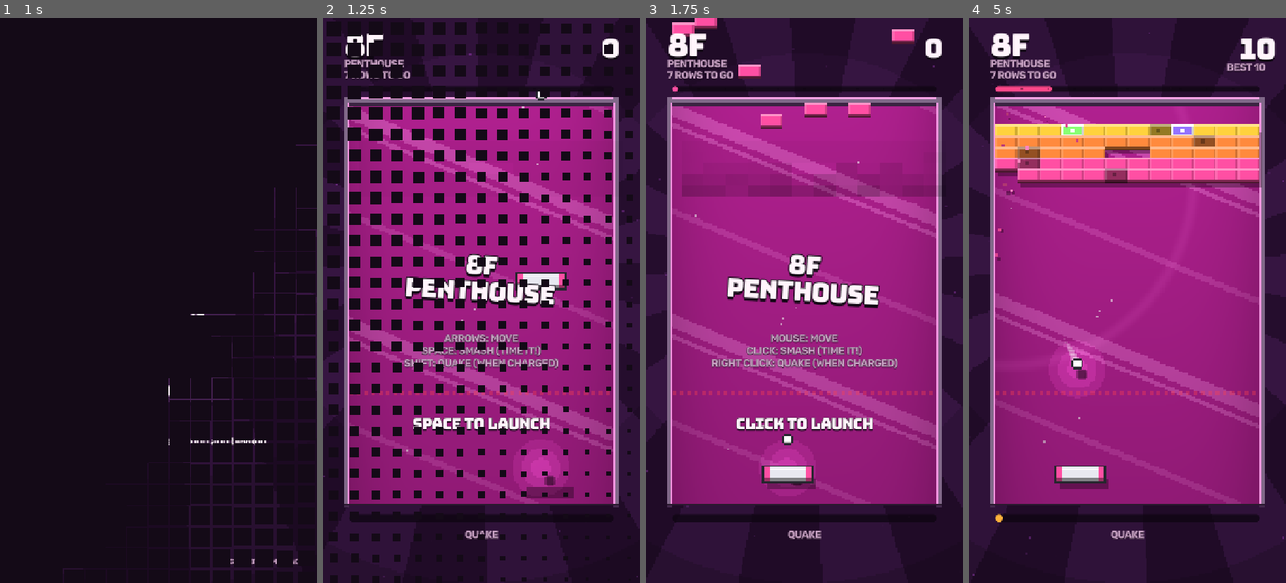
Above: before the commit, frames 1-4 (left to right).
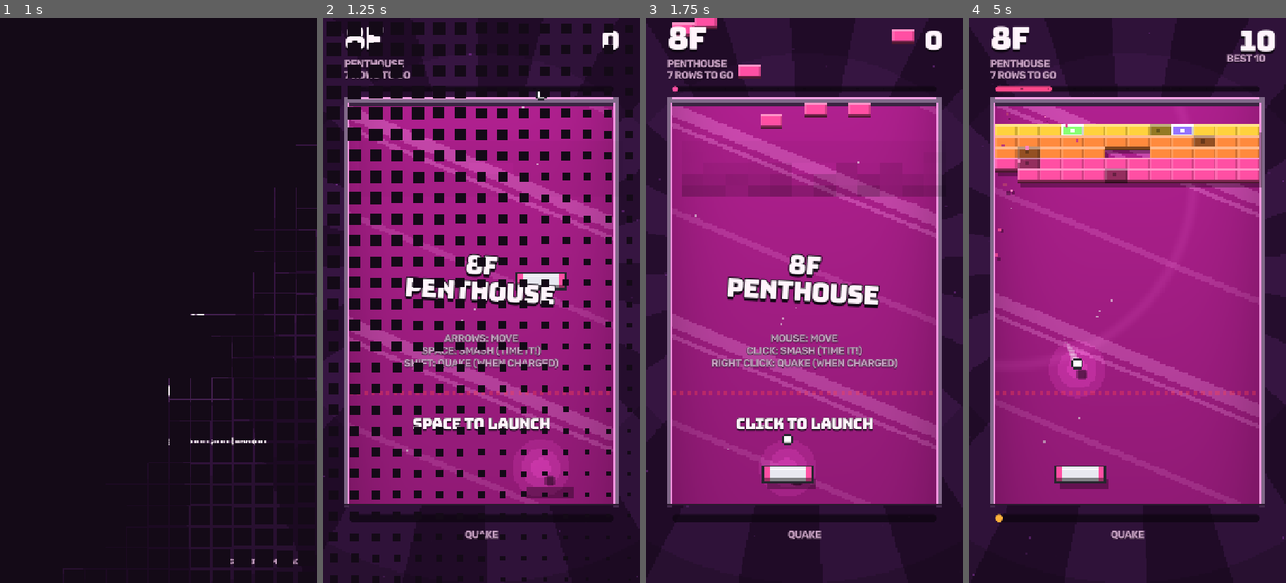
Above: after the commit, the same moments.

Repository: Pigmassacre/Breakhaus
Game: Godot game, scene res://src/main.tscn
Two runs of this game, one before a commit and one after it. Both use one fixed random seed, a clock stepped at 60 frames per second and the inputs below.
Inputs (mouse positions are in pixels of both pictures, inside the frame that each line leads up to):
- Up to frame 1 (1 s): tap Enter (ui_accept) at 0.5, 0.77 s; move the mouse to (228, 272) at 0.52 s; hold Right (move_right) from 0.53 s (still down); hold Shift (quake) from 0.53 s (still down); click (228, 272) at 0.67 s
- Up to frame 2 (1.25 s): keep holding Right (move_right); keep holding Shift (quake)
- Up to frame 3 (1.75 s): release Right (move_right) at 1.25 s; release Shift (quake) at 1.25 s; drag from (741, 328) to (788, 413) at 1.27 s
- Up to frame 4 (5 s): tap Enter (ui_accept) at 2, 3.77 s; move the mouse to (1159, 176) at 2.02 s; hold Right (move_right) 2.03-2.75 s; tap Z at 2.1 s; drag from (1111, 413) to (1032, 215) at 2.77 s; move the mouse to (1222, 385) at 3.52 s; hold Left (move_left) 3.53-4.25 s; tap X at 3.6 s; drag from (1032, 215) to (1079, 159) at 4.27 s

Frame 1 is identical in both runs. In frame 2, 0.3% of the frame differs, in the area x 7-94%, y 1-8%; in frame 3, 0.6%; in frame 4, 1.1%, in the area x 7-97%, y 1-10%.

Commit message:
Pickup shadows in the pickups' own shapes; the badges fit their row in portrait
A pickup's shadow is its icon's silhouette (the shield's its outline) at
the icon's own size, not a square. Over the board the top line goes up,
and the badges shrink to fit the width they have (up to the Rush clock),
so no words run over them. `--all-effects` sets every timed pickup going,
for checking the badges.

Co-Authored-By: Claude Opus 5.5 <noreply@anthropic.com>

Diff:
--- a/src/data/pickups.gd
+++ b/src/data/pickups.gd
@@ -61,6 +61,20 @@
 	return Kind.MULTI
 
 
+## The icon's shadow: its own outline filled with `color` (one flat layer, so it doesn't darken where
+## the icon's parts overlap).
+static func draw_shadow(canvas: CanvasItem, kind: Kind, at: Vector2, scale: float, color: Color) -> void:
+	var tex := texture(kind)
+	var size := Vector2(8, 9) * scale
+	if tex:
+		canvas.draw_texture_rect(tex, Rect2(at - size * 0.5, size), false, Color(0, 0, 0, color.a))
+		return
+	var o := at - size * 0.5
+	canvas.draw_rect(Rect2(o, Vector2(8, 7) * scale), color)
+	canvas.draw_rect(Rect2(o + Vector2(1, 7) * scale, Vector2(6, 1) * scale), color)
+	canvas.draw_rect(Rect2(o + Vector2(2, 8) * scale, Vector2(4, 1) * scale), color)
+
+
 ## Draws the pickup's icon into `canvas`, its footprint's centre at `at`, `scale` art pixels to one of its own.
 static func draw_icon(canvas: CanvasItem, kind: Kind, at: Vector2, scale: float, modulate := Color.WHITE) -> void:
 	var tex := texture(kind)
--- a/src/main.gd
+++ b/src/main.gd
@@ -11,7 +11,7 @@
 ## `--shots=1.5,4,9` saves a screenshot to shots/ at each of those seconds
 ## and quits after the last (`--size=720x1280` sizes the window first).
 ## `--mode=rush` (or daily, or classic) picks the mode,
-## `--sweep-at=5` breaks every block after five seconds (a clean sweep), and
+## `--all-effects` sets every timed pickup going at once, `--sweep-at=5` breaks every block after five seconds (a clean sweep), and
 ## `--mouse=1.5:800:400,2:800:460` moves the pointer to those window
 ## coordinates at those seconds (`:click` on the end presses there).
 
--- a/src/play/board_view.gd
+++ b/src/play/board_view.gd
@@ -141,8 +141,7 @@
 		draw_rect(Rect2(at + Vector2(PX, 0), Vector2(s - PX * 2.0, s)), SHADOW)
 		draw_rect(Rect2(at + Vector2(0, PX), Vector2(s, s - PX * 2.0)), SHADOW)
 	for p: Dictionary in board.pickups:
-		var size := Vector2(8, 7) * PX
-		draw_rect(Rect2(p["pos"] + _shadow_offset(_pickup_z(p)) - size * 0.5, size), SHADOW)
+		Pickups.draw_shadow(self, p["kind"], p["pos"] + _shadow_offset(_pickup_z(p)), _pickup_scale(p), SHADOW)
 	board.particles.draw_shadows(self, SHADOW)
 
 
@@ -158,6 +157,12 @@
 
 func _pickup_z(p: Dictionary) -> float:
 	return PX * 3.0 + (sin(p["t"] * 5.0) * 0.5 + 0.5) * PX * 3.0
+
+
+## The pickup's size: popping up as it comes out, then breathing.
+func _pickup_scale(p: Dictionary) -> float:
+	var pop := clampf(p["t"] * 5.0, 0.0, 1.0)
+	return PX * (0.4 + 0.6 * pop) * (1.0 + 0.08 * sin(p["t"] * 10.0))
 
 
 func _draw_pickups() -> void:
@@ -171,8 +176,7 @@
 		var ring := c if not info.get("bad", false) else Color("ff2020")
 		ring.a = (1.0 - pulse) * 0.8
 		draw_arc(at, PX * (5.0 + pulse * 5.0), 0.0, TAU, 16, ring, PX * 0.75)
-		var pop := clampf(p["t"] * 5.0, 0.0, 1.0)
-		Pickups.draw_icon(self, kind, at, PX * (0.4 + 0.6 * pop) * (1.0 + 0.08 * sin(p["t"] * 10.0)))
+		Pickups.draw_icon(self, kind, at, _pickup_scale(p))
 
 
 # --- the paddle ---------------------------------------------------------------------------------
--- a/src/play/hud.gd
+++ b/src/play/hud.gd
@@ -18,6 +18,8 @@
 var wide := false
 ## Where the icons of the pickups running go.
 var _effects_at := Vector2.ZERO
+## How wide a row they have before they would run under other words.
+var _effects_width := 0.0
 
 var _floor_label: Label
 var _floor_name: Label
@@ -147,6 +149,7 @@
 		_place(_score_label, Rect2(x1 + 40, top + 14, column, 50))
 		_place(_best_label, Rect2(x1 + 40, top + 76, column, 24))
 		_effects_at = Vector2(x1 + 40, top + 120)
+		_effects_width = column
 		for l: Label in [_floor_label, _floor_name, _rows_label]:
 			l.horizontal_alignment = align_right
 		for l: Label in [_score_label, _best_label]:
@@ -159,12 +162,16 @@
 		_clock.horizontal_alignment = align_left
 		_clock.add_theme_font_size_override("font_size", UI.font_size(6))
 	else:
-		_place(_floor_label, Rect2(x0, top - 160, width * 0.4, 60))
+		# Top to bottom: the floor and the score; the pickups' badges (or the floor's name and rows) on
+		# the left and the best on the right, with Rush's clock between; the wave bar.
+		_place(_floor_label, Rect2(x0, top - 176, width * 0.4, 60))
 		_place(_floor_name, Rect2(x0, top - 88, width * 0.6, 24))
 		_place(_rows_label, Rect2(x0, top - 62, width * 0.6, 24))
-		_place(_score_label, Rect2(x0 + width * 0.35, top - 146, width * 0.65, 50))
-		_place(_best_label, Rect2(x0 + width * 0.4, top - 80, width * 0.6, 24))
-		_effects_at = Vector2(rect.position.x, top - 88.0)
+		_place(_score_label, Rect2(x0 + width * 0.35, top - 164, width * 0.65, 50))
+		_place(_best_label, Rect2(x0 + width * 0.4, top - 100, width * 0.6, 24))
+		_effects_at = Vector2(rect.position.x, top - 92.0)
+		# Up to the clock in Rush, or most of the way across.
+		_effects_width = width * (0.5 if Game.mode == Modes.RUSH else 0.6) - 70.0
 		for l: Label in [_floor_label, _floor_name, _rows_label]:
 			l.horizontal_alignment = align_left
 		for l: Label in [_score_label, _best_label]:
@@ -173,7 +180,7 @@
 		_place(_mode_label, Rect2(x0, view.y - 44, width, 30))
 		_mode_label.horizontal_alignment = HORIZONTAL_ALIGNMENT_CENTER
 		# Over the board the top line is full: the clock goes on the second, between the floor's name and the best.
-		_place(_clock, Rect2(x0 + width * 0.3, top - 112, width * 0.4, 50))
+		_place(_clock, Rect2(x0 + width * 0.3, top - 124, width * 0.4, 50))
 		_clock.horizontal_alignment = HORIZONTAL_ALIGNMENT_CENTER
 		_clock.add_theme_font_size_override("font_size", UI.font_size(4))
 	var at := func(board_y: float) -> float: return rect.position.y + board_y * zoom
@@ -337,17 +344,20 @@
 	if charge > 0.0:
 		UI.draw_round(_bars, Rect2(q.position, Vector2(maxf(q.size.x * charge, qh), qh)), qc)
 	# The pickups running: a round badge each, a ring round it for the time left (the icons go on top).
-	var at := _effects_at + Vector2(BADGE, BADGE)
+	var fit := _badge_fit()
+	var radius := fit.x
+	var at := _effects_at + Vector2(radius, BADGE)
 	for kind: Pickups.Kind in board.effects:
 		var left: float = board.effects[kind]
 		var color: Color = Pickups.info(kind)["color"]
 		var part := clampf(left / _duration(kind), 0.0, 1.0)
 		var blink := left < 2.0 and fmod(left, 0.3) > 0.18
-		_bars.draw_circle(at, BADGE, Color(UI.SHADOW, 0.8), true, -1.0, true)
-		_bars.draw_circle(at, BADGE - 5.0, Color(color.darkened(0.6), 0.9), true, -1.0, true)
+		var ring := radius / BADGE * 5.0
+		_bars.draw_circle(at, radius, Color(UI.SHADOW, 0.8), true, -1.0, true)
+		_bars.draw_circle(at, radius - ring, Color(color.darkened(0.6), 0.9), true, -1.0, true)
 		if not blink:
-			_bars.draw_arc(at, BADGE - 2.5, -PI * 0.5, -PI * 0.5 + TAU * part, 48, color, 5.0, true)
-		at.x += BADGE * 2.0 + 10.0
+			_bars.draw_arc(at, radius - ring * 0.5, -PI * 0.5, -PI * 0.5 + TAU * part, 48, color, ring, true)
+		at.x += fit.y
 	# Over the board, the icons take the place of the floor's name and rows.
 	_rows_label.visible = wide or board.effects.is_empty()
 	_floor_name.visible = wide or board.effects.is_empty()
@@ -356,15 +366,24 @@
 const BADGE := 26.0
 
 
+## The badges' radius and the step from one to the next: BADGE, or smaller to fit them all in `_effects_width`.
+func _badge_fit() -> Vector2:
+	var step := minf(BADGE * 2.0 + 10.0, _effects_width / maxi(board.effects.size(), 1))
+	return Vector2(clampf((step - 6.0) * 0.5, 12.0, BADGE), step)
+
+
 func _draw_icons() -> void:
 	if board == null:
 		return
-	var at := _effects_at + Vector2(BADGE, BADGE)
+	var fit := _badge_fit()
+	var at := _effects_at + Vector2(fit.x, BADGE)
+	# Whole art pixels, so the icons stay crisp: three screen pixels each, or two in a small badge.
+	var scale := 3.0 if fit.x >= 20.0 else 2.0
 	for kind: Pickups.Kind in board.effects:
 		var left: float = board.effects[kind]
 		if left > 2.0 or fmod(left, 0.3) < 0.18:
-			Pickups.draw_icon(_icons, kind, at, Balance.PX * 0.75)
-		at.x += BADGE * 2.0 + 10.0
+			Pickups.draw_icon(_icons, kind, at, scale)
+		at.x += fit.y
 
 
 static func _duration(kind: Pickups.Kind) -> float:
--- a/src/play/play.gd
+++ b/src/play/play.gd
@@ -100,6 +100,12 @@
 			await get_tree().create_timer(float(arg.trim_prefix("--clear-at="))).timeout
 			board.state = Board.State.CLEARED
 			board.floor_cleared.emit()
+		# `--all-effects`: every pickup with a timer running at once (for the HUD's badges).
+		elif arg == "--all-effects":
+			await get_tree().create_timer(1.0).timeout
+			for kind: Pickups.Kind in Pickups.INFO:
+				if kind != Pickups.Kind.MULTI and kind != Pickups.Kind.NARROW:
+					board.effects[kind] = 30.0
 		# `--sweep-at=5`: every block is broken after that many seconds, for a clean sweep.
 		elif arg.begins_with("--sweep-at="):
 			await get_tree().create_timer(float(arg.trim_prefix("--sweep-at="))).timeout
Not shown, changed: README.md
